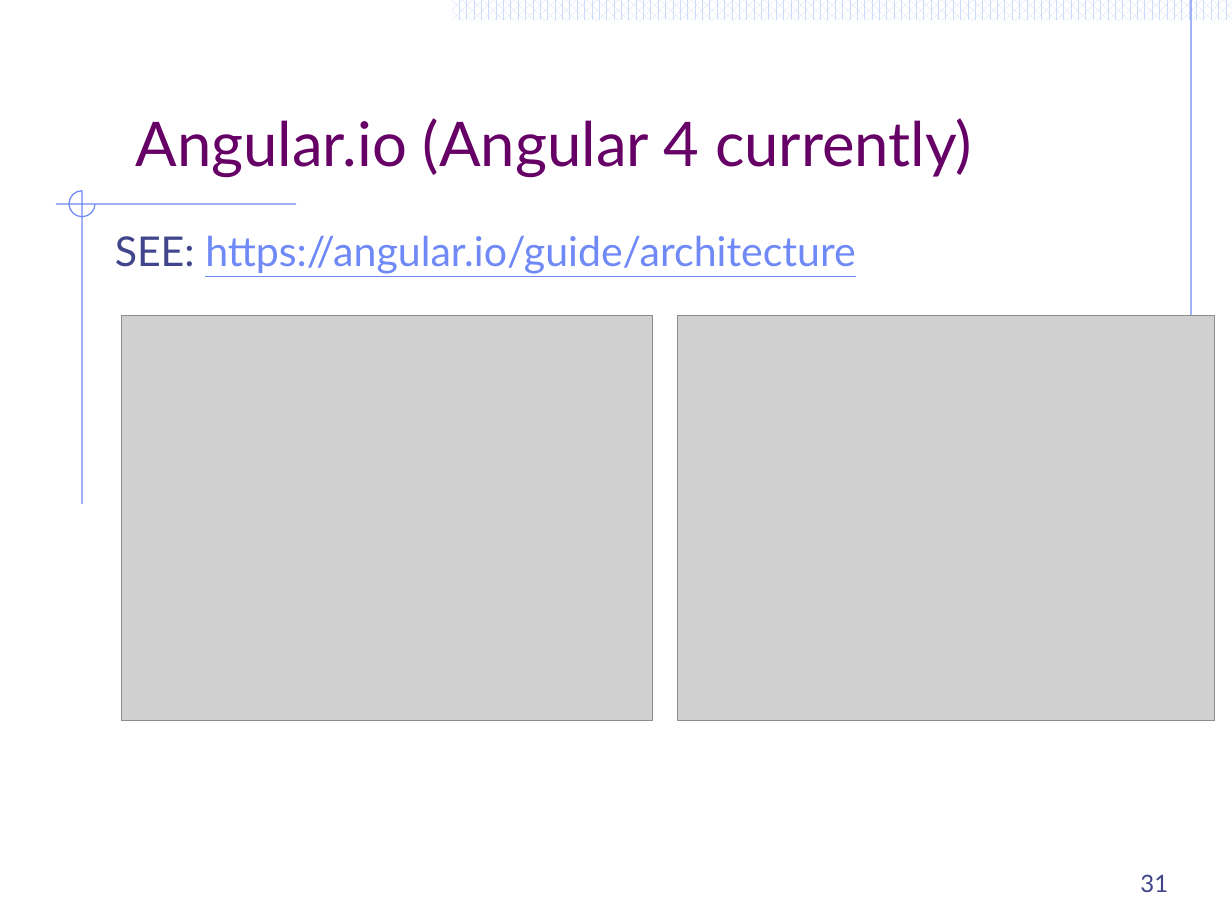
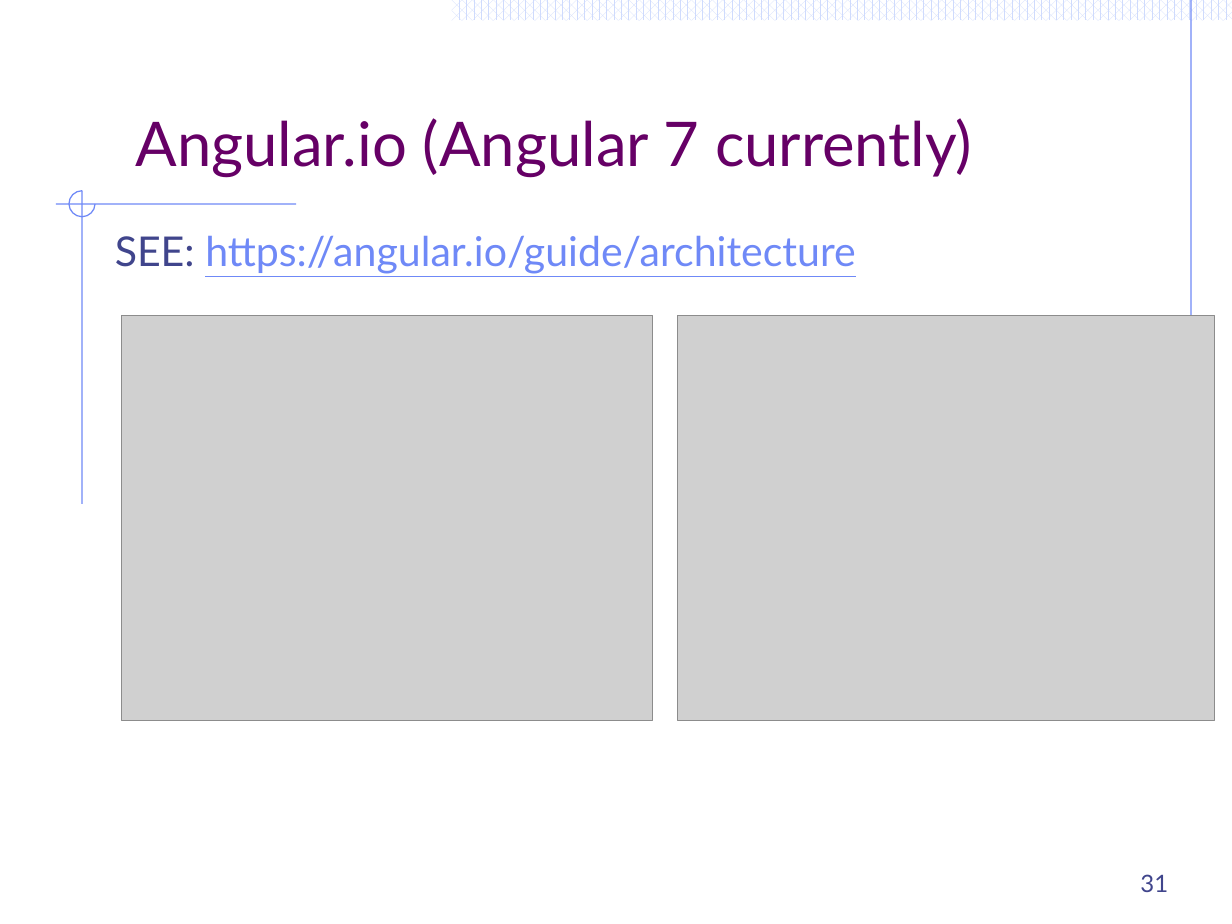
Before and after one commit to ArchitectingSoftware/CS575-SoftwareDesign, a slide deck: slide 31 of Lectures/M4-ModernWeb.pptx. Drawn at 1232x924 pixels with LibreOffice and Linux fonts; fonts in the diff are those of the drawing; grey boxes stand for pictures. Boxes give left, top, right and bottom in pixels: in the first picture for what was removed or moved away, otherwise in the second. Text is boxed around its words. In the diff, an @@ line names an element or a change of style, - is before the commit and + after.

```diff
--- a/Lectures/M4-ModernWeb.pptx
+++ b/Lectures/M4-ModernWeb.pptx
@@ title at box(136, 118, 972, 177): text changed @@
-Angular.io (Angular 4 currently)
+Angular.io (Angular 7 currently)
```
Also in this commit, not shown: 2 other slides changed, 2 other files.
